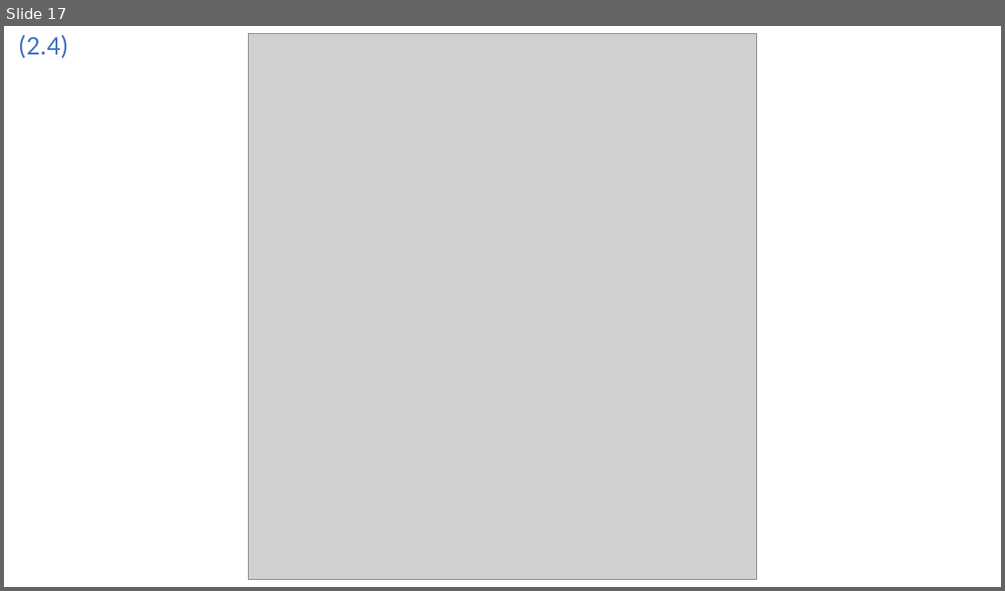
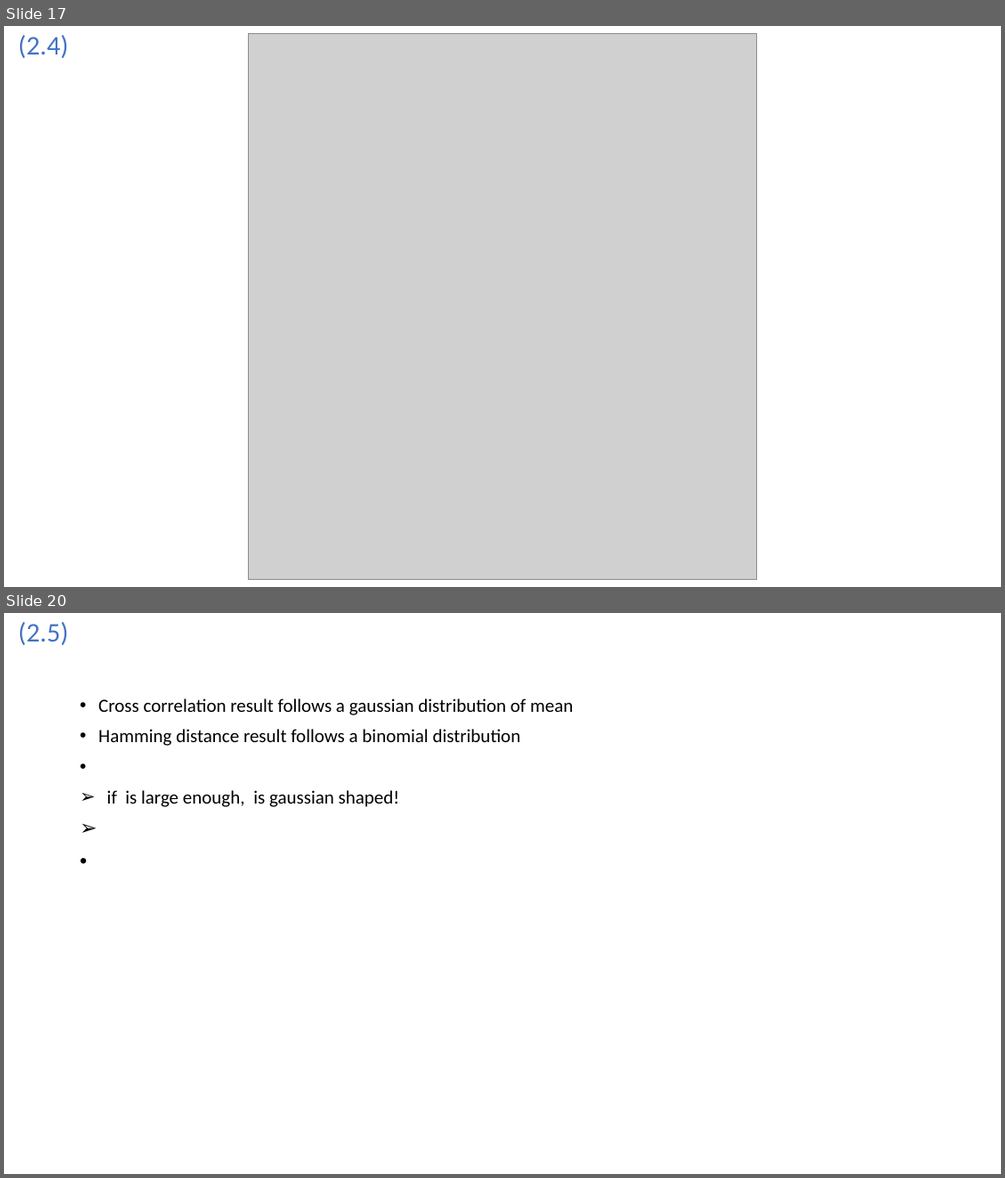
Before and after one commit to Joao-Quinta/master_cours_choix, a slide deck: securite_multimedia/exam_prep/section_2.odp. Shown one above the other, each under a label of ours: slide 17 before the commit, slides 17 and 20 after it; the slides between them are not shown. The pictures are 1005x591 and 1005x1178 pixels, drawn with LibreOffice and Linux fonts; fonts in the diff are those of the drawing; grey boxes stand for pictures; background and template pictures are left out. Boxes give left, top, right and bottom in pixels: in the first picture for what was removed or moved away, otherwise in the second. Text is boxed around its words. In the diff, an @@ line names an element or a change of style, - is before the commit and + after.

```diff
--- a/securite_multimedia/exam_prep/section_2.odp
+++ b/securite_multimedia/exam_prep/section_2.odp
@@ slide 20 added at <box>4,613,1001,1174</box>, background #FFFFFF @@
@@ title added at <box>18,622,69,645</box>, 25.9 pt, text #4472C4 @@
+(2.5)
@@ text added at <box>98,698,573,807</box>, 18 pt, text #000000 @@
+• Cross correlation result follows a gaussian distribution of mean
+• Hamming distance result follows a binomial distribution
+➢ if is large enough, is gaussian shaped!
```
Also in this commit, not shown: 15 slides changed, 2 other slides added, 6 other files.
